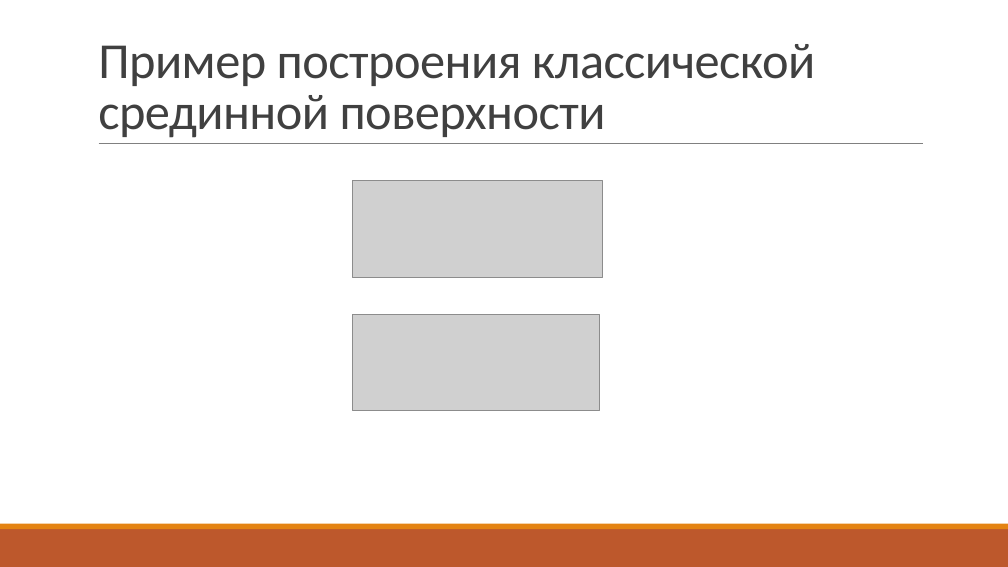
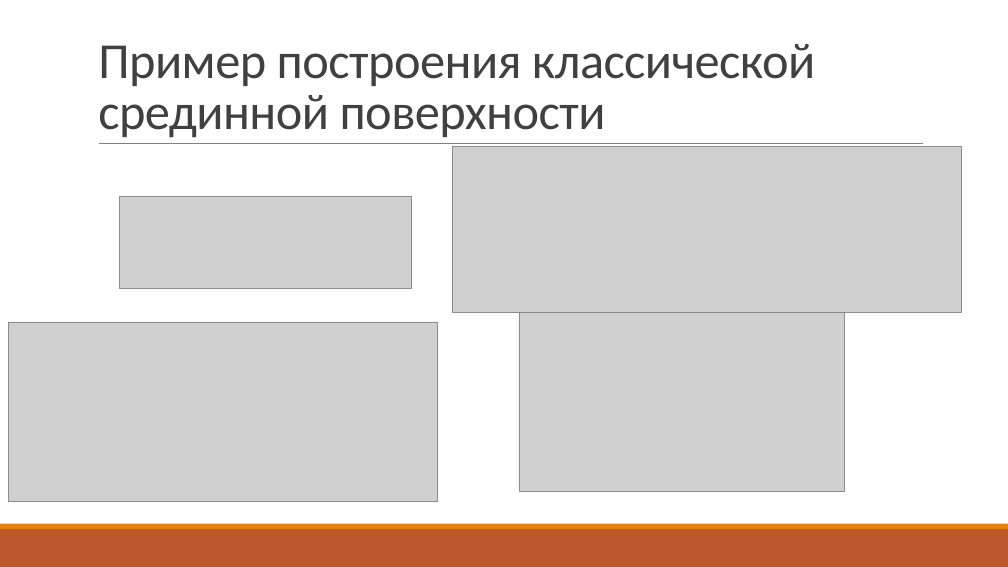
Before and after one commit to UNN-ITMM-AI381607m/middle-surface-proj, a slide deck: slide 12 of doc/publication/презентация.pptx. Drawn at 1008x567 pixels with LibreOffice and Linux fonts; fonts in the diff are those of the drawing; grey boxes stand for pictures. Boxes give left, top, right and bottom in pixels: in the first picture for what was removed or moved away, otherwise in the second. Text is boxed around its words. In the diff, an @@ line names an element or a change of style, - is before the commit and + after.

```diff
--- a/doc/publication/презентация.pptx
+++ b/doc/publication/презентация.pptx
@@ picture added at (452, 147, 962, 312) @@
@@ picture added at (119, 196, 411, 288) @@
@@ picture removed at (352, 181, 603, 278) @@
@@ picture added at (8, 322, 438, 501) @@
@@ picture removed at (352, 315, 600, 411) @@
@@ picture added at (519, 312, 844, 491) @@
```
Also in this commit, not shown: 8 slides added.
